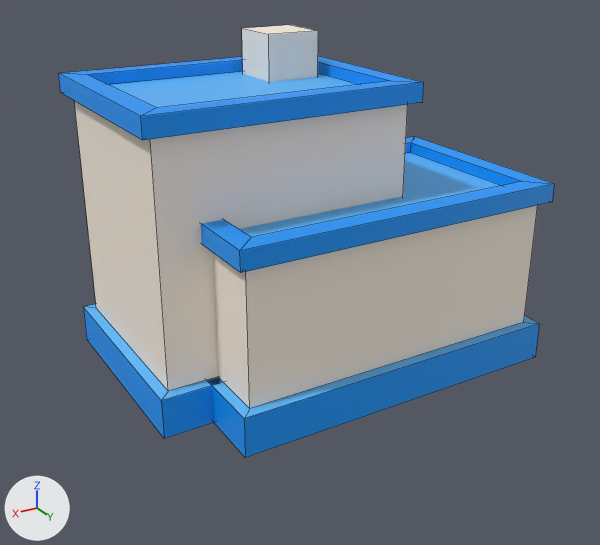
What one commit did to the FBX model Assets/000.Eeeeden/00-Fbxs/jin_test/Lv2-house/Map-House-S-Lv2-B.fbx.
Both versions are drawn from a 50 mm lens placed at (1.64, 2.78, 1.75), pointed at (0.04, 0.12, 0.42). Arrows for +X, +Y and +Z are at lower left; the lights stay in place. Mesh edges are drawn as thin lines. Where no turn or scale is listed for an object, it has been applied to the vertices.

Before the edit, the objects in view are built like this:
```python
me_map_house_s_lv2_b = bpy.data.meshes.new('Map-House-S-Lv2-B')
me_map_house_s_lv2_b.from_pydata(...)  # 80 vertices, 74 faces; spans x -0.86..0.75, y -0.56..0.6, z 0.0..1.32
me_map_house_s_lv2_b.materials.append(mat_main)  # picture img_block_bm_png
ob_map_house_s_lv2_b = bpy.data.objects.new('Map-House-S-Lv2-B', me_map_house_s_lv2_b)
ob_map_house_s_lv2_b.location = (0.0, 0.0, 0.0)
```
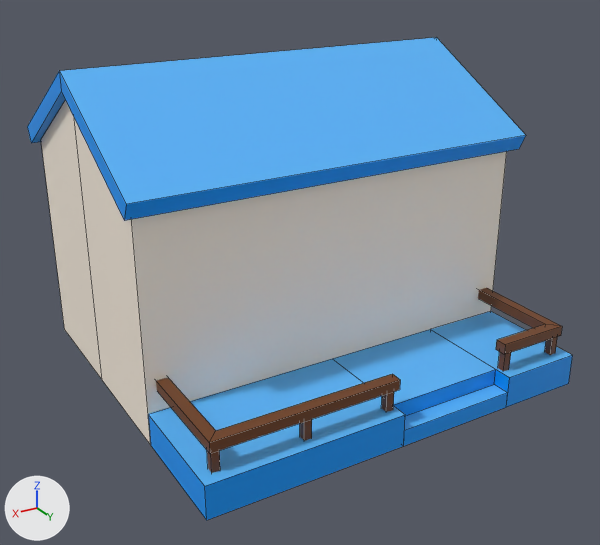
Pixel boxes (x1, y1, x2, y2) of what changed, in the pictures (600 x 545 px):
'Map-House-S-Lv2-B', reshaped (10% wider, 12% taller): before (59, 25, 555, 457); after (27, 37, 573, 520)
part 1 of me_map_house_s_lv2_b, rebuilt: before (59, 56, 424, 438); after (41, 100, 507, 445)
part 2 of me_map_house_s_lv2_b, deleted: before (201, 137, 555, 457)
part 3 of me_map_house_s_lv2_b, deleted: before (242, 25, 318, 82)
part 4 of me_map_house_s_lv2_b, added (blue): after (27, 37, 573, 520)

The edits, one by one:
me_map_house_s_lv2_b is used by ob_map_house_s_lv2_b; location (0.0, 0.0, 0.0).
me_map_house_s_lv2_b had 80 vertices, 74 faces and spanned x -0.86..0.75, y -0.56..0.6, z 0.0..1.32.
me_map_house_s_lv2_b now has 110 vertices, 76 faces and spans x -0.84..0.84, y -0.76..0.83, z 0.0..1.25.
me_map_house_s_lv2_b part 1: the loose piece of 36 vertices spanning x -0.37..0.75, y -0.56..0.34, z 0.0..1.18 is rebuilt with 12 vertices and now spans x -0.81..0.81, y -0.7..0.36, z 0.0..1.18.
me_map_house_s_lv2_b part 2: the loose piece of 36 vertices spanning x -0.86..0.55, y -0.3..0.6, z 0.0..0.78 is deleted.
me_map_house_s_lv2_b part 3: the loose piece of 8 vertices spanning x -0.23..0.0, y -0.42..-0.19, z 1.03..1.32 is deleted.
Part 4, on me_map_house_s_lv2_b:
52 vertices are added at x -0.84..0.81, y -0.76..0.83, z 0.0..1.25.
28 new vertices lie (0.0, 0.0, 0.13) away from vertices in x -0.81..0.81, y 0.36..0.83, z 0.0..0.12.
12 new vertices lie (0.0, 0.0, 0.04) away from vertices in x -0.77..0.77, y 0.33..0.79, z 0.21.
6 new vertices lie (1.68, 0.0, 0.0) away from vertices in x -0.84, y -0.76..0.42, z 0.87..1.25.
66 new faces join them.
